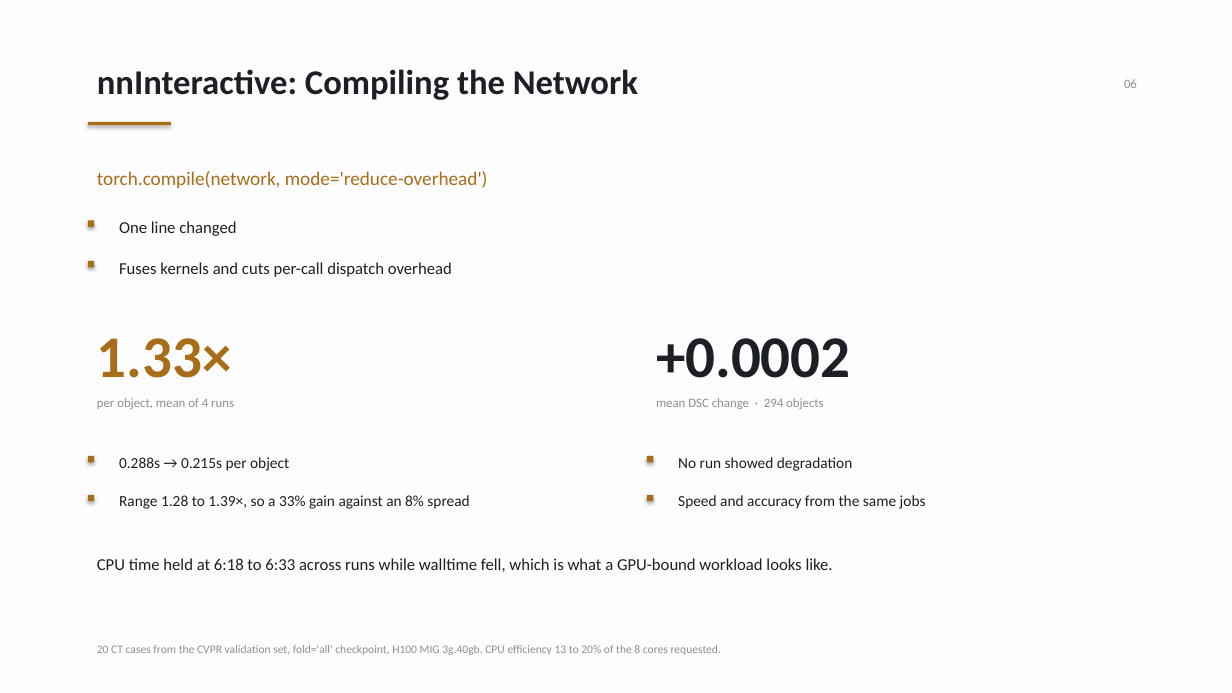
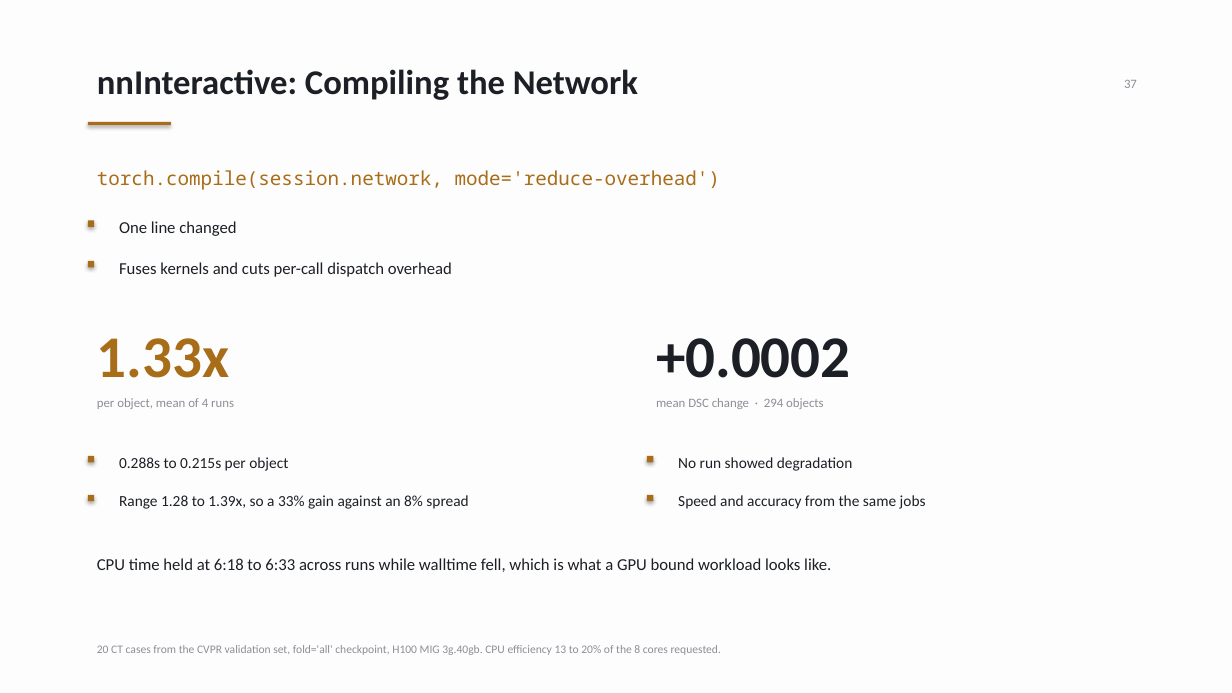
Before and after one commit to pentaexe/VoxTell-main, a slide deck: slide 37 of slides.pptx (slide 6 before the commit). Drawn at 1232x693 pixels with LibreOffice and Linux fonts; fonts in the diff are those of the drawing. Boxes give left, top, right and bottom in pixels: in the first picture for what was removed or moved away, otherwise in the second. Text is boxed around its words. In the diff, an @@ line names an element or a change of style, - is before the commit and + after.

```diff
--- a/slides.pptx
+++ b/slides.pptx
@@ text at box(1124, 80, 1137, 88): text changed @@
-06
+37
@@ text at box(97, 170, 720, 190): text changed; font Calibri to Noto Sans Mono @@
-torch.compile(network, mode='reduce-overhead')
+torch.compile(session.network, mode='reduce-overhead')
@@ text at box(97, 338, 230, 378): text changed @@
-1.33×
+1.33x
@@ text at box(119, 457, 288, 471): text changed @@
-0.288s → 0.215s per object
+0.288s to 0.215s per object
@@ text at box(119, 495, 468, 509): text changed @@
-Range 1.28 to 1.39×, so a 33% gain against an 8% spread
+Range 1.28 to 1.39x, so a 33% gain against an 8% spread
@@ text at box(97, 558, 831, 572): text changed @@
-CPU time held at 6:18 to 6:33 across runs while walltime fell, which is what a GPU-bound workload looks like.
+CPU time held at 6:18 to 6:33 across runs while walltime fell, which is what a GPU bound workload looks like.
```
Also in this commit, not shown: 4 other slides changed, 46 slides added, 3 slides removed, 1 other file.
